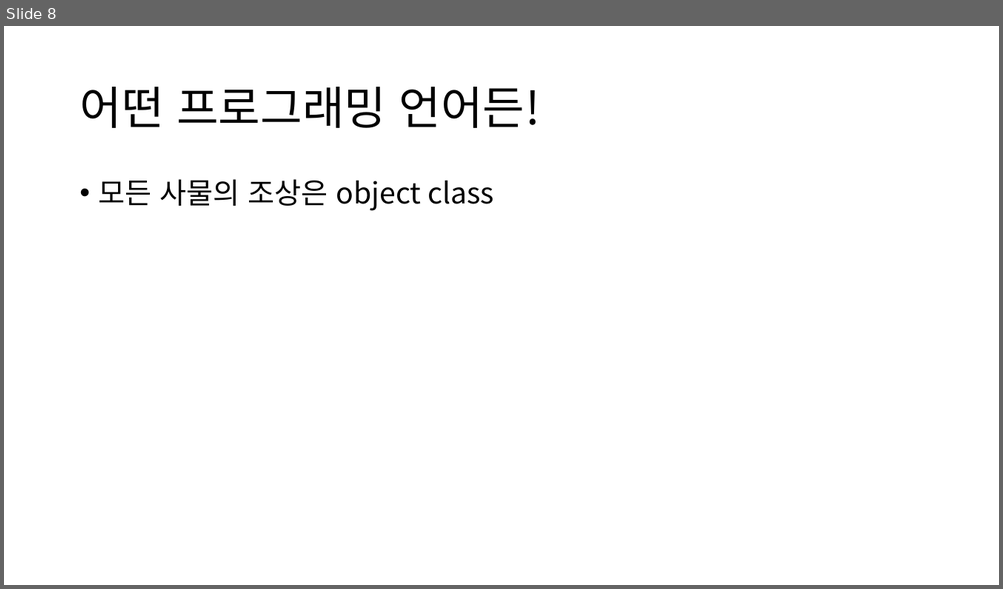
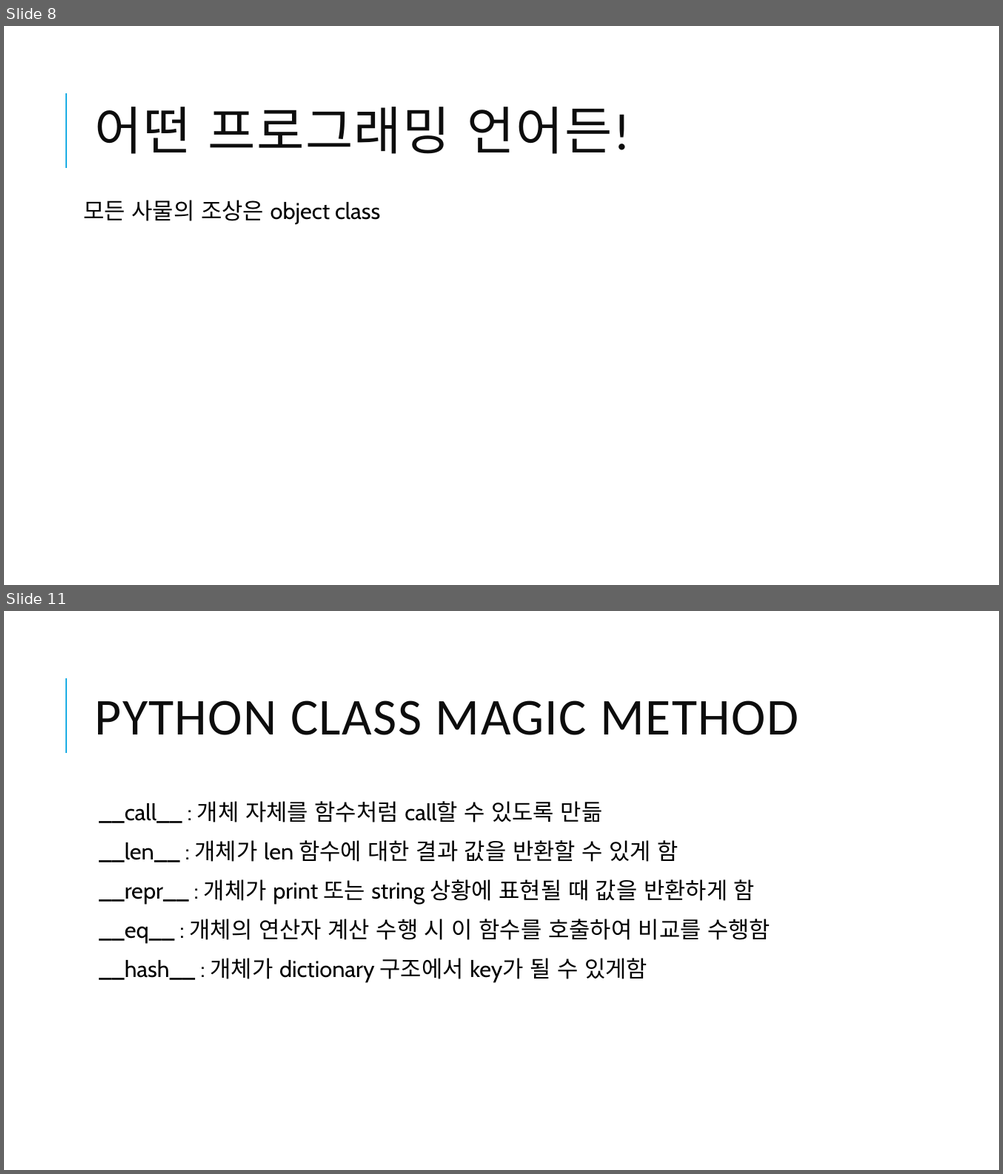
Before and after one commit to GyuCheol/happy_algorithm, a slide deck: ppt/OOP.pptx. Shown one above the other, each under a label of ours: slide 8 before the commit, slides 8 and 11 after it; the slides between them are not shown. The pictures are 1003x589 and 1003x1174 pixels, drawn with LibreOffice and Linux fonts; fonts in the diff are those of the drawing. Boxes give left, top, right and bottom in pixels: in the first picture for what was removed or moved away, otherwise in the second. Text is boxed around its words. In the diff, an @@ line names an element or a change of style, - is before the commit and + after.

```diff
--- a/ppt/OOP.pptx
+++ b/ppt/OOP.pptx
@@ slide 11 added at (x1=4, y1=611, x2=999, y2=1170), background #FFFFFF; not listed: 1 template element that a slide beside it also shows @@
@@ title added at (x1=95, y1=701, x2=799, y2=735), 50 pt, text #0D0D0D @@
+PYTHON CLASS MAGIC METHOD
@@ text added at (x1=99, y1=801, x2=770, y2=982), 22 pt, text #000000 @@
+  __call__ : 개체 자체를 함수처럼 call할 수 있도록 만듦
+  __len__ : 개체가 len 함수에 대한 결과 값을 반환할 수 있게 함
+  __repr__ : 개체가 print 또는 string 상황에 표현될 때 값을 반환하게 함
+  __eq__ : 개체의 연산자 계산 수행 시 이 함수를 호출하여 비교를 수행함
+  __hash__ : 개체가 dictionary 구조에서 key가 될 수 있게함
@@ slide 8 changed as well @@
@@ title "어떤 프로그래밍 언어든!" moved from (x1=79, y1=87, x2=540, y2=128) to (x1=95, y1=107, x2=630, y2=154) @@
@@ title "어떤 프로그래밍 언어든!" at (x1=95, y1=107, x2=630, y2=154): size 44 to 50 pt, font Noto Sans CJK KR to Calibri, text colour #000000 to #0D0D0D, letter spacing 0 to 1 pt; line spacing 0.9 to 0.8 @@
@@ line added from (66, 168) to (66, 93), #1CADE4 1.5 pt @@
@@ text "모든 사물의 조상은 object class" moved from (x1=99, y1=179, x2=494, y2=211) to (x1=84, y1=200, x2=380, y2=224) @@
@@ text "모든 사물의 조상은 object class" at (x1=84, y1=200, x2=380, y2=224): size 28 to 22 pt, font Noto Sans CJK KR to Cabin; bullet • to  ; more space between paragraphs @@
```
Also in this commit, not shown: 7 other slides changed, 2 other slides added, 1 other file.
